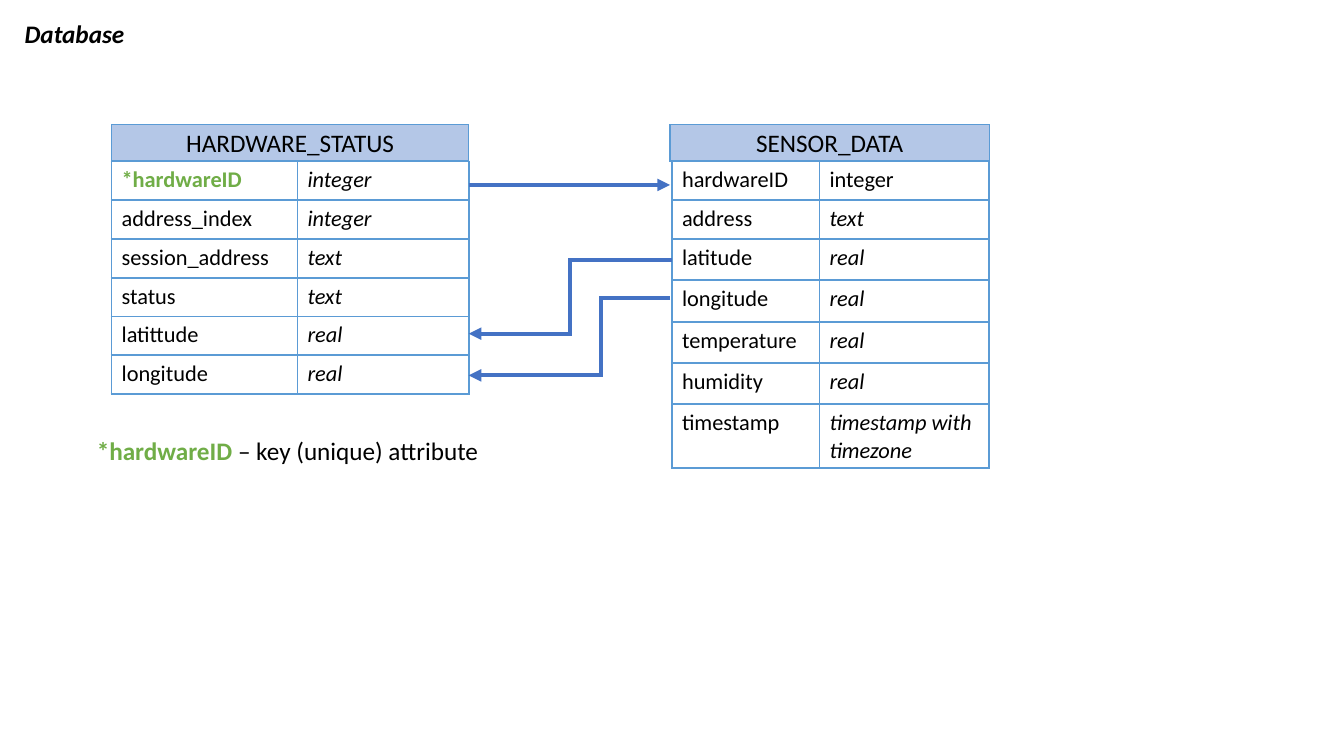
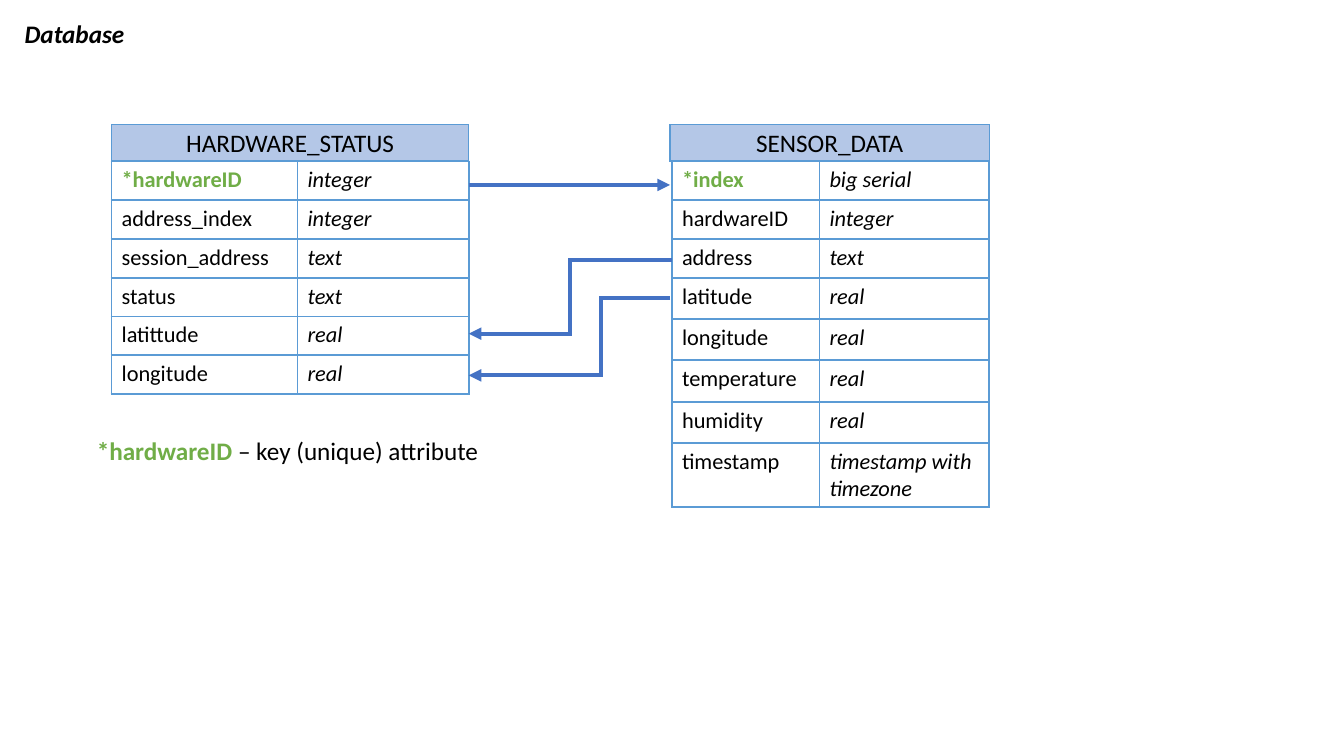
Before and after one commit to yenthusiastic/arp_b, a slide deck: slide 5 of misc/Concept.pptx. Drawn at 1344x756 pixels with LibreOffice and Linux fonts; fonts in the diff are those of the drawing. Boxes give left, top, right and bottom in pixels: in the first picture for what was removed or moved away, otherwise in the second. Text is boxed around its words. In the diff, an @@ line names an element or a change of style, - is before the commit and + after.

```diff
--- a/misc/Concept.pptx
+++ b/misc/Concept.pptx
@@ table at [673, 161, 989, 507] @@
+row 1: *index | big serial
```
Also in this commit, not shown: 2 other files.
